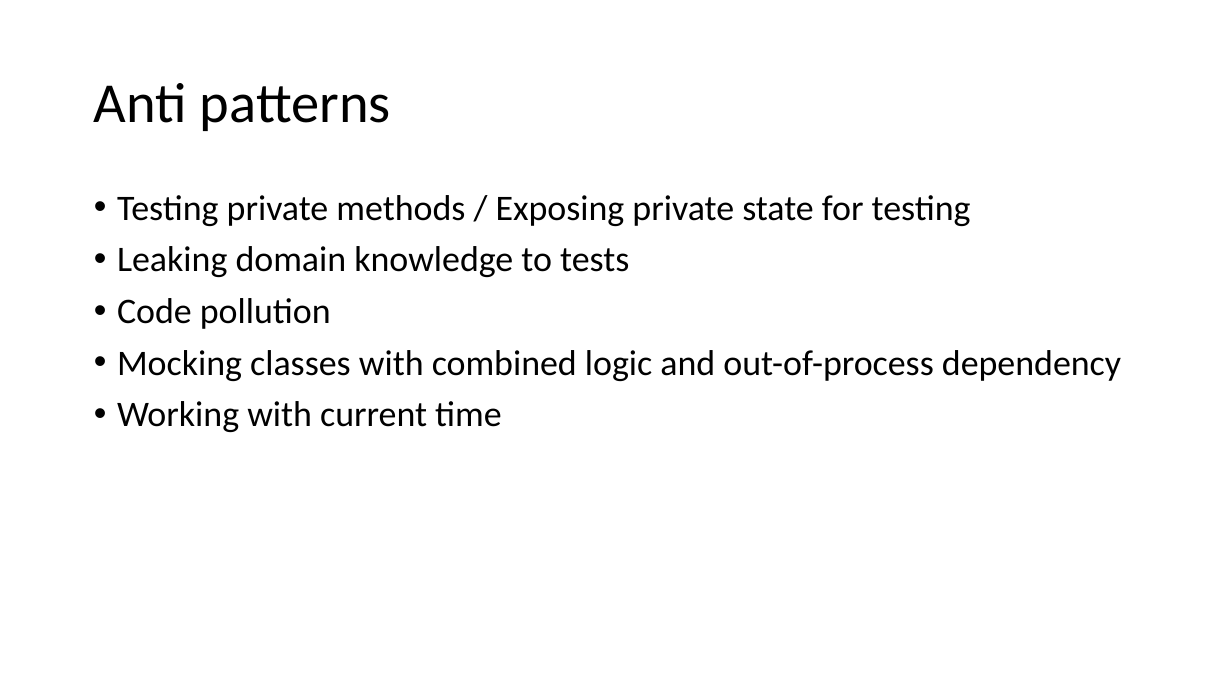
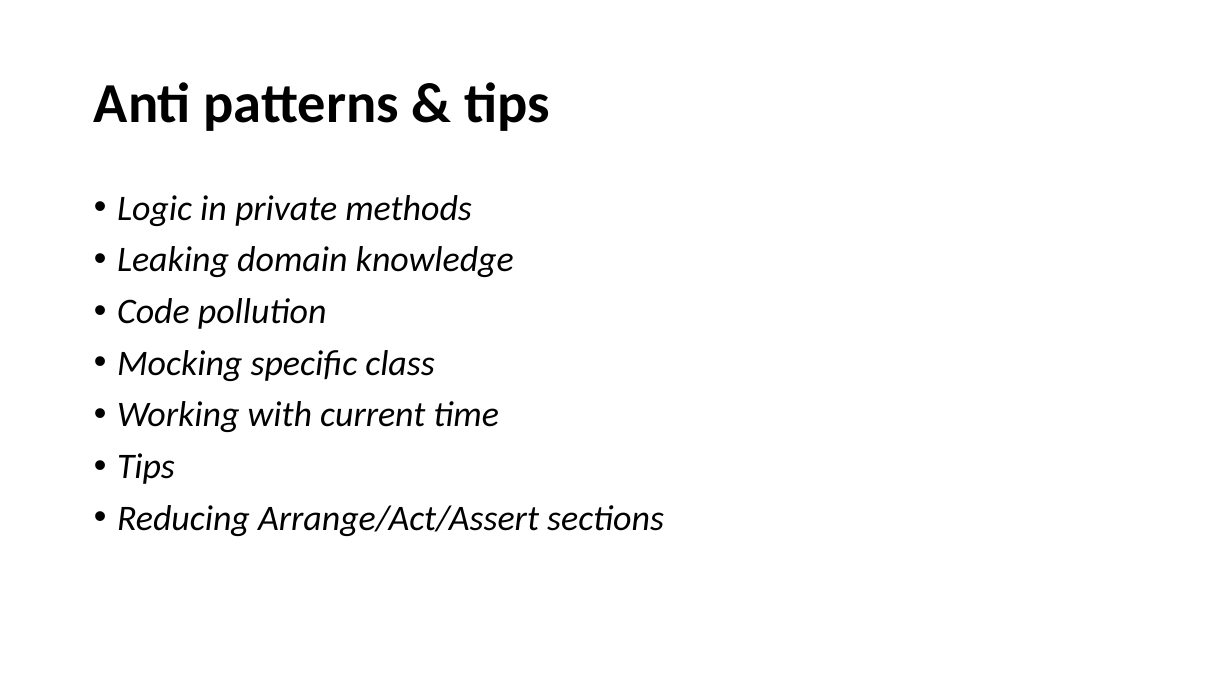
Before and after one commit to magicmanam/slides, a slide deck: slide 62 of automation-testing/unit-testing.pptx (slide 61 before the commit). Drawn at 1232x693 pixels with LibreOffice and Linux fonts; fonts in the diff are those of the drawing. Boxes give left, top, right and bottom in pixels: in the first picture for what was removed or moved away, otherwise in the second. Text is boxed around its words. In the diff, an @@ line names an element or a change of style, - is before the commit and + after.

Commit message:
Updates automated testing slides

```diff
--- a/automation-testing/unit-testing.pptx
+++ b/automation-testing/unit-testing.pptx
@@ title at (x1=94, y1=82, x2=550, y2=131): text changed; bold on @@
-Anti patterns
+Anti patterns & tips
@@ text at (x1=117, y1=195, x2=514, y2=277): text changed; italic on @@
-• Testing private methods / Exposing private state for testing
-• Leaking domain knowledge to tests
+• Logic in private methods
+• Leaking domain knowledge
@@ text at (x1=117, y1=298, x2=499, y2=432): italic on in "Code pollution", "Working with current time" @@
@@ text at (x1=117, y1=350, x2=435, y2=381): text changed; italic on @@
-• Mocking classes with combined logic and out-of-process dependency
+• Mocking specific class
@@ text at (x1=117, y1=453, x2=664, y2=536): paragraphs added @@
+• Tips
+• Reducing Arrange/Act/Assert sections
```
Also in this commit, not shown: 66 other slides changed, 23 slides added, 23 slides removed.
